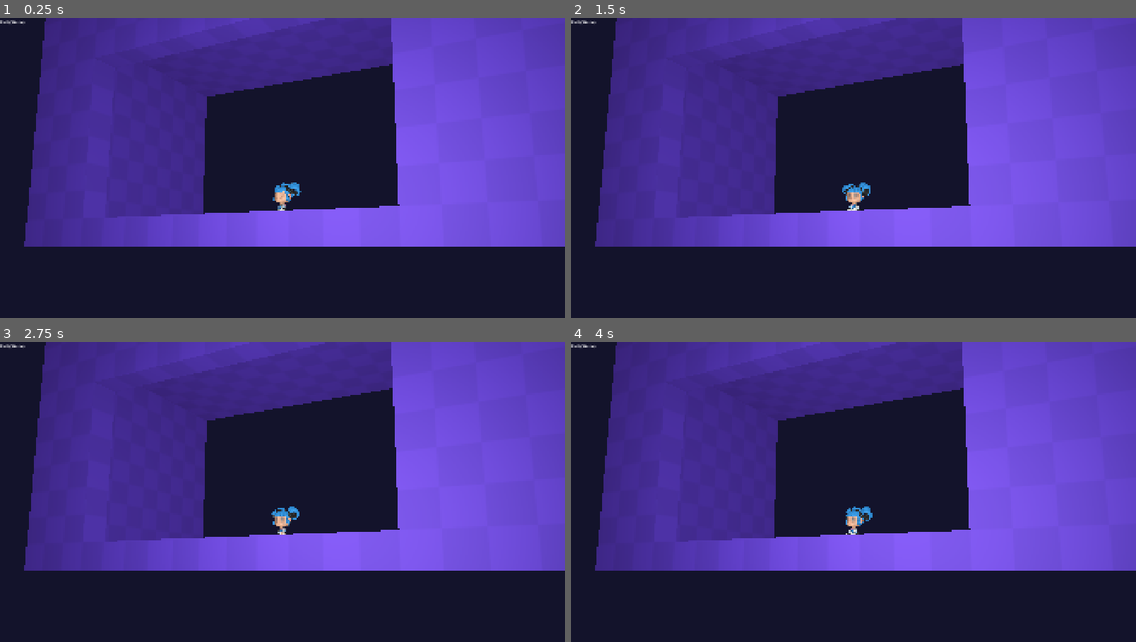
Above: before the commit, frames 1-4 (two rows, left to right).
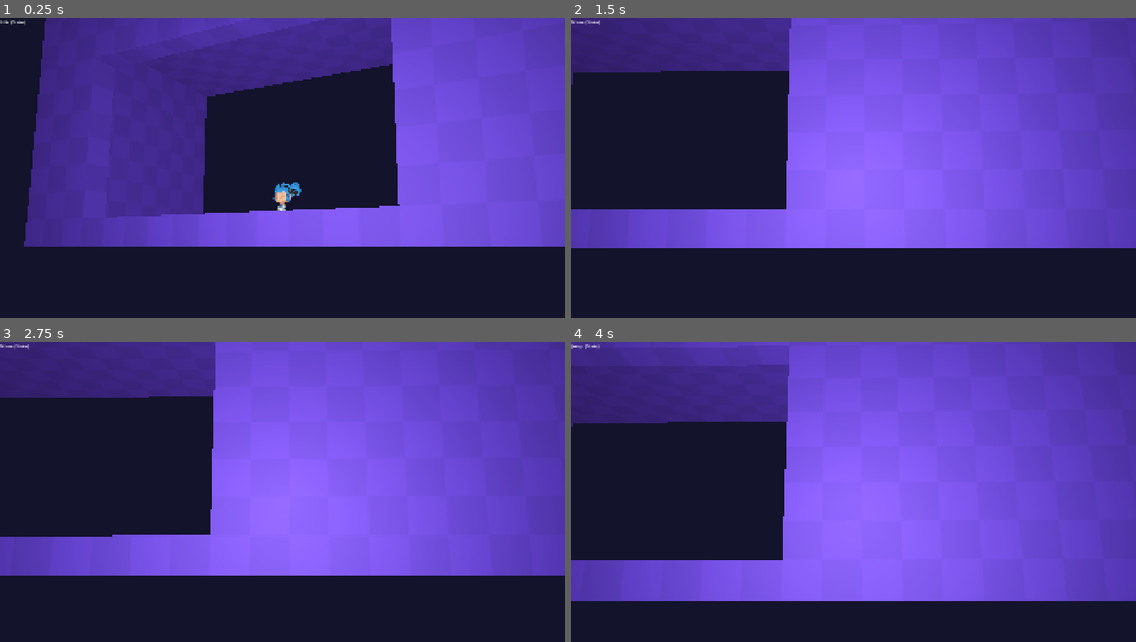
Above: after the commit, the same moments.

Repository: xpgram/3d-character-controller-1.0.0
Game: Godot game, scene res://game_fusion.tscn
Same seed, same stepped clock (60 frames per second), same inputs: the game is played once before the commit and once after it.
Inputs (mouse positions are in pixels of both pictures, inside the frame that each line leads up to):
- Up to frame 1 (0.25 s): no input
- Up to frame 2 (1.5 s): move the mouse to (977, 162) at 0.52 s; hold D (move_right) 0.53-1.28 s; tap Ctrl (crouch) at 0.6 s; tap Space (jump) at 0.77 s; move the mouse to (740, 192) at 1.27 s; hold S (move_down) from 1.28 s (still down); click (740, 192) at 1.35 s
- Up to frame 3 (2.75 s): tap Space (jump) at 1.52 s; move the mouse to (293, 495) at 2.02 s; release S (move_down) at 2.03 s; hold W (move_up) from 2.03 s (still down); tap Ctrl (crouch) at 2.1 s
- Up to frame 4 (4 s): keep holding W (move_up); move the mouse to (847, 507) at 2.77 s; click (847, 507) at 2.85 s; tap Space (jump) at 3.02, 3.77 s; move the mouse to (893, 504) at 3.52 s; tap Ctrl (crouch) at 3.6 s

The runs differ from the first frame. In frame 1, 0.1% of the frame differs, in the area x 0-54%, y 0-65%; in frame 2, 46%; in frame 3, 47%; in frame 4, 54%, in the area x 0-100%, y 0-87%.
Error before the commit: Invalid access to property or key 'global_basis' on a base object of type 'Nil'. (res://player/scripts/states/fall.gd:39)
Error after the commit: Invalid call. Nonexistent function 'lerp' in base 'CharacterBody3D (Player)'. (res://resources/camera/rig_behaviors/camera_behavior_tilt_camera.gd:57)

Commit message:
move Player3D below CameraRig3D to fix on_ready initialization order issues

Diff:
--- a/game_fusion.tscn
+++ b/game_fusion.tscn
@@ -17,10 +17,6 @@
 
 [node name="Level_MetroidFusion" parent="." instance=ExtResource("4_51kip")]
 
-[node name="Player3D" parent="." node_paths=PackedStringArray("camera_rig") instance=ExtResource("5_ascb7")]
-transform = Transform3D(1, 0, 0, 0, 1, 0, 0, 0, 1, -8, 1, -1)
-camera_rig = NodePath("../CameraRig3D")
-
 [node name="CameraRig3D" parent="." node_paths=PackedStringArray("subject") instance=ExtResource("6_3uc2i")]
 transform = Transform3D(-1, 0, -1.50996e-07, 0, 1, 0, 1.50996e-07, 0, -1, -8, 5, 0)
 subject = NodePath("../Player3D")
@@ -28,3 +24,7 @@
 [node name="CameraRigControllerStack3D" type="Node3D" parent="CameraRig3D"]
 script = ExtResource("10_q051v")
 metadata/_custom_type_script = "uid://bsyjuq3vn50jq"
+
+[node name="Player3D" parent="." node_paths=PackedStringArray("camera_rig") instance=ExtResource("5_ascb7")]
+transform = Transform3D(1, 0, 0, 0, 1, 0, 0, 0, 1, -8, 1, -1)
+camera_rig = NodePath("../CameraRig3D")
